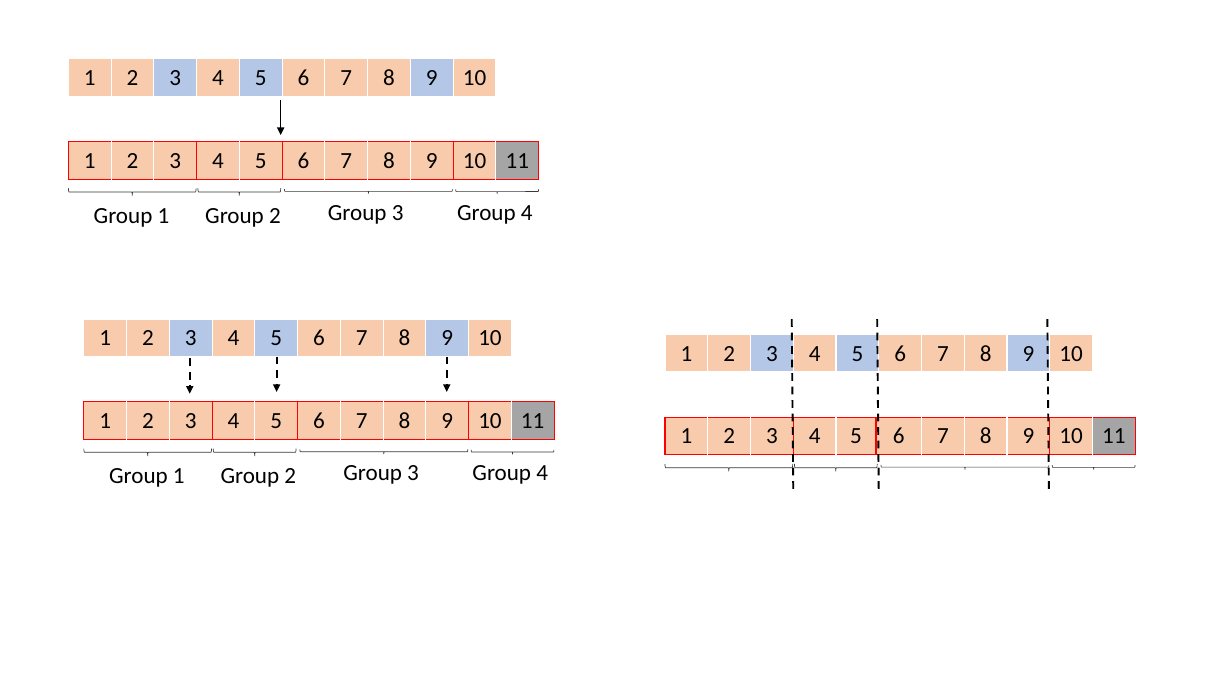
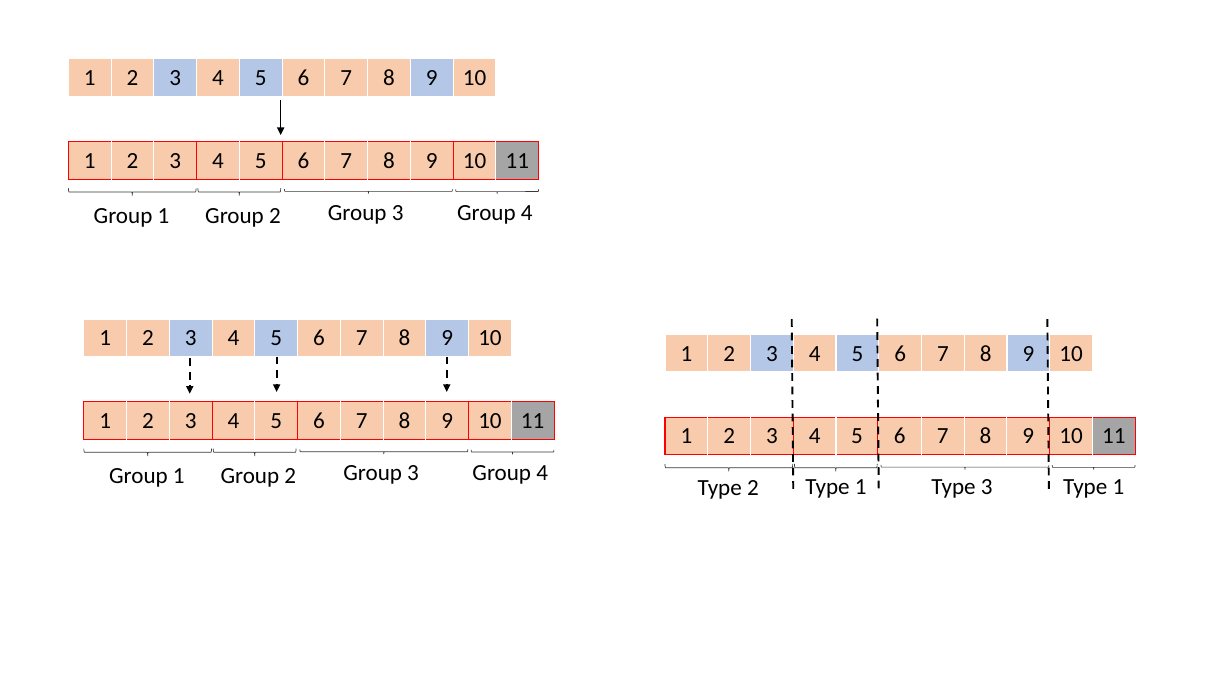
Before and after one commit to Dis-count/HKUST_TOPIC, a slide deck: slide 10 of Dissertation/Beamer/test.pptx (slide 8 before the commit). Drawn at 1232x693 pixels with LibreOffice and Linux fonts; fonts in the diff are those of the drawing. Boxes give left, top, right and bottom in pixels: in the first picture for what was removed or moved away, otherwise in the second. Text is boxed around its words. In the diff, an @@ line names an element or a change of style, - is before the commit and + after.

```diff
--- a/Dissertation/Beamer/test.pptx
+++ b/Dissertation/Beamer/test.pptx
@@ text added at [805,479,867,498], 18 pt, text #000000 @@
+Type 1
@@ text added at [931,479,993,498], 18 pt, text #000000 @@
+Type 3
@@ text added at [1063,479,1125,498], 18 pt, text #000000 @@
+Type 1
@@ text added at [698,480,759,499], 18 pt, text #000000 @@
+Type 2
```
Also in this commit, not shown: 1 other slide changed, 2 slides added, 38 other files.
